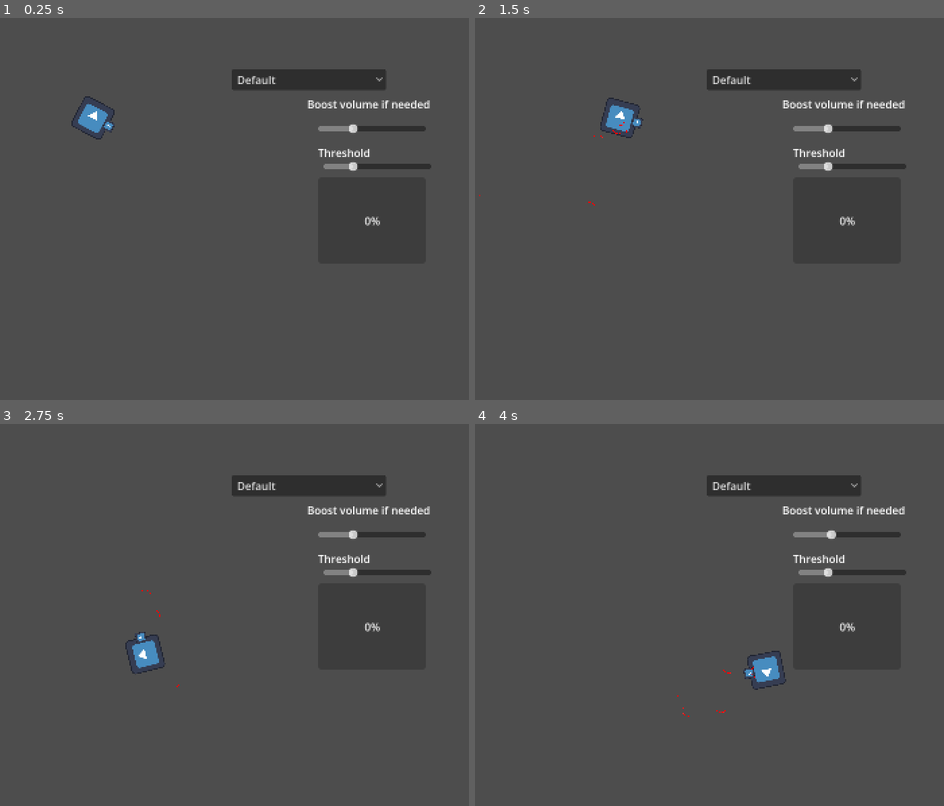
Above: before the commit, frames 1-4 (two rows, left to right).
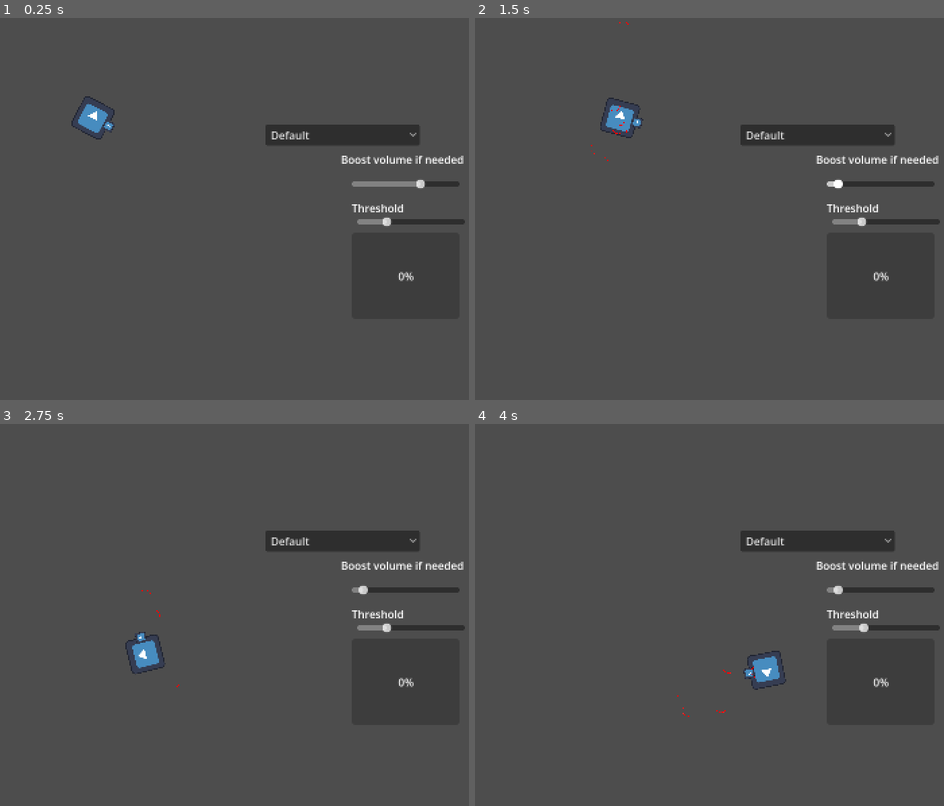
Above: after the commit, the same moments.

Repository: carolper2000/trijam-358
Game: Godot game, scene res://Scenes/MainScene.tscn
The game is run twice, just before and just after one commit, with the same random seed, the same clock (stepped at 60 frames per second) and the same inputs. The engine's default icon, where the game draws it, is replaced by a stand-in: a white triangle on a blue panel in a dark square.
Inputs (mouse positions are in pixels of both pictures, inside the frame that each line leads up to):
- Up to frame 1 (0.25 s): no input
- Up to frame 2 (1.5 s): click "Default" at 0.5 s; move the mouse to (840, 178) at 1.27 s; hold Right (right) from 1.28 s (still down); click (840, 178) at 1.35 s
- Up to frame 3 (2.75 s): move the mouse to (136, 622) at 2.02 s; release Right (right) at 2.03 s; hold Down (down) from 2.03 s (still down); click (136, 622) at 2.1 s
- Up to frame 4 (4 s): move the mouse to (775, 515) at 2.77 s; release Down (down) at 2.78 s; hold Right (right) 2.78-3.53 s; click (775, 515) at 2.85 s; move the mouse to (695, 683) at 3.52 s; hold Up (up) from 3.53 s (still down); click (695, 683) at 3.6 s

The runs differ from the first frame. In frame 1, 5.1% of the frame differs, in the area x 49-100%, y 13-69%; in frame 2, 4.9%; in frame 3, 4.9%; in frame 4, 4.9%.
Error in both runs: Assertion failed. (res://Scripts/mic_manager.gd:24)

Commit message:
AudioManager: working with shouts

Diff:
--- a/Scenes/MainScene.tscn
+++ b/Scenes/MainScene.tscn
@@ -6,26 +6,26 @@
 [ext_resource type="PackedScene" uid="uid://cwf7lslyx6mjg" path="res://proie.tscn" id="2_nhkr4"]
 [ext_resource type="Script" uid="uid://h3mc84p3yo28" path="res://Scripts/mic_manager.gd" id="2_y4jh7"]
 
-[node name="MainScene" type="Node2D" unique_id=1131370307]
+[node name="MainScene" type="Node2D"]
 
-[node name="AudioManager" parent="." unique_id=999088071 instance=ExtResource("1_qxria")]
+[node name="AudioManager" parent="." instance=ExtResource("1_qxria")]
 anchors_preset = 0
 anchor_right = 0.0
 anchor_bottom = 0.0
-offset_left = 190.0
-offset_top = 55.0
-offset_right = 190.0
-offset_bottom = 55.0
+offset_left = 215.0
+offset_top = 96.0
+offset_right = 215.0
+offset_bottom = 96.0
 scale = Vector2(0.5, 0.5)
 script = ExtResource("2_y4jh7")
 
-[node name="Terrain" parent="." unique_id=1986809985 instance=ExtResource("1_tr2i4")]
+[node name="Terrain" parent="." instance=ExtResource("1_tr2i4")]
 
-[node name="Proie" parent="." unique_id=1271107330 instance=ExtResource("2_nhkr4")]
+[node name="Proie" parent="." instance=ExtResource("2_nhkr4")]
 position = Vector2(352, 62)
 
-[node name="Player" parent="." unique_id=373409412 instance=ExtResource("1_hpc76")]
-position = Vector2(87.00001, 91.00001)
+[node name="Player" parent="." instance=ExtResource("1_hpc76")]
+position = Vector2(87, 91)
 scale = Vector2(0.2, 0.2)
 
 [connection signal="threeshold_reached" from="AudioManager" to="Player" method="spawn_waves"]
--- a/Scenes/MicManager.tscn
+++ b/Scenes/MicManager.tscn
@@ -1,21 +1,21 @@
-[gd_scene format=3 uid="uid://3du5cst1qvgj"]
+[gd_scene load_steps=3 format=3 uid="uid://3du5cst1qvgj"]
 
 [sub_resource type="AudioStreamMicrophone" id="AudioStreamMicrophone_abc12"]
 
 [sub_resource type="Theme" id="Theme_2nh25"]
 
-[node name="AudioManager" type="Control" unique_id=999088071]
+[node name="AudioManager" type="Control"]
 layout_mode = 3
 anchor_right = 0.201
-anchor_bottom = 0.049000002
+anchor_bottom = 0.049
 offset_right = -231.552
 offset_bottom = -31.752
 
-[node name="MicInput" type="AudioStreamPlayer" parent="." unique_id=1634959458]
+[node name="MicInput" type="AudioStreamPlayer" parent="."]
 stream = SubResource("AudioStreamMicrophone_abc12")
 autoplay = true
 
-[node name="InputDeviceOptionButton" type="OptionButton" parent="." unique_id=749241249]
+[node name="InputDeviceOptionButton" type="OptionButton" parent="."]
 layout_mode = 0
 offset_right = 229.0
 offset_bottom = 31.0
@@ -24,14 +24,14 @@
 popup/item_0/text = "Default"
 popup/item_0/id = 0
 
-[node name="VolumeBar" type="ProgressBar" parent="." unique_id=1749677896]
+[node name="VolumeBar" type="ProgressBar" parent="."]
 layout_mode = 0
 offset_left = 128.0
 offset_top = 160.0
 offset_right = 288.0
 offset_bottom = 288.0
 
-[node name="BoostSlider" type="HSlider" parent="." unique_id=1176147888]
+[node name="BoostSlider" type="HSlider" parent="."]
 layout_mode = 0
 offset_left = 128.0
 offset_top = 72.0
@@ -41,7 +41,7 @@
 step = 0.1
 value = 1.0
 
-[node name="ThresholdSlider" type="HSlider" parent="." unique_id=1912158281]
+[node name="ThresholdSlider" type="HSlider" parent="."]
 layout_mode = 0
 offset_left = 136.0
 offset_top = 128.0
@@ -52,7 +52,7 @@
 step = 0.1
 value = 1.0
 
-[node name="Label" type="Label" parent="." unique_id=448501323]
+[node name="Label" type="Label" parent="."]
 layout_mode = 0
 offset_left = 128.0
 offset_top = 112.0
@@ -61,7 +61,7 @@
 text = "Threshold
 "
 
-[node name="Label2" type="Label" parent="." unique_id=793276212]
+[node name="Label2" type="Label" parent="."]
 layout_mode = 0
 offset_left = 112.0
 offset_top = 40.0
--- a/Scenes/Player.tscn
+++ b/Scenes/Player.tscn
@@ -7,21 +7,21 @@
 
 [sub_resource type="RectangleShape2D" id="RectangleShape2D_cihdc"]
 
-[node name="Player" type="CharacterBody2D" unique_id=373409412]
+[node name="Player" type="CharacterBody2D"]
 motion_mode = 1
 script = ExtResource("1_kyqiw")
 
-[node name="CollisionShape2D" type="CollisionShape2D" parent="." unique_id=2114293067]
+[node name="CollisionShape2D" type="CollisionShape2D" parent="."]
 shape = SubResource("RectangleShape2D_cihdc")
 
-[node name="Sprite2D" type="Sprite2D" parent="." unique_id=2036341827]
+[node name="Sprite2D" type="Sprite2D" parent="."]
 texture = ExtResource("2_gntrk")
 
-[node name="WaveSpawner" type="Node2D" parent="." unique_id=1496038066]
+[node name="WaveSpawner" type="Node2D" parent="."]
 position = Vector2(65, 0)
 script = ExtResource("3_gntrk")
 Wave = ExtResource("4_dewec")
 
-[node name="Sprite2D" type="Sprite2D" parent="WaveSpawner" unique_id=1062614495]
+[node name="Sprite2D" type="Sprite2D" parent="WaveSpawner"]
 scale = Vector2(0.3, 0.3)
 texture = ExtResource("2_gntrk")
--- a/Scripts/mic_manager.gd
+++ b/Scripts/mic_manager.gd
@@ -71,7 +71,7 @@
 
 	$BoostSlider.min_value = 0.1
 	$BoostSlider.max_value = 3.0
-	$BoostSlider.value = 1.0
+	$BoostSlider.value = 2.0
 	$BoostSlider.step = 0.1
 	boost_gain = 1.0
 
--- a/project.godot
+++ b/project.godot
@@ -12,7 +12,7 @@
 
 config/name="Trijam-358"
 run/main_scene="uid://dby2cl63jfg2i"
-config/features=PackedStringArray("4.6", "GL Compatibility")
+config/features=PackedStringArray("4.4", "GL Compatibility")
 config/icon="res://icon.svg"
 
 [audio]
--- a/terrain.tscn
+++ b/terrain.tscn
@@ -1,12 +1,12 @@
-[gd_scene format=3 uid="uid://cf5m5utequhd1"]
+[gd_scene load_steps=2 format=3 uid="uid://cf5m5utequhd1"]
 
 [ext_resource type="Script" uid="uid://nc7i51m3vy6f" path="res://terrain.gd" id="1_206su"]
 
-[node name="Terrain" type="Node2D" unique_id=1986809985]
+[node name="Terrain" type="Node2D"]
 script = ExtResource("1_206su")
 
-[node name="Bord" type="StaticBody2D" parent="." unique_id=807287174]
+[node name="Bord" type="StaticBody2D" parent="."]
 
-[node name="CollisionPolygon2D" type="CollisionPolygon2D" parent="Bord" unique_id=1009458111]
+[node name="CollisionPolygon2D" type="CollisionPolygon2D" parent="Bord"]
 position = Vector2(49, 55)
 polygon = PackedVector2Array(-9, -84, -28, 51, 1, 9, 39, -23, 107, -46, 196, -47, 272, -32, 320, -2, 337, 54, 337, 121, 319, 178, 286, 222, 220, 233, 149, 238, 51, 225, -4, 202, -31, 130, -32, 75, -24, 21, -11, -74, -43, -85, -136, 200, 139, 322, 440, 232, 424, -66, 115, -138)
Not shown: 1 places in Scenes/MainScene.tscn that only renumber resources
Not shown: 1 places in Scenes/Player.tscn that only renumber resources
